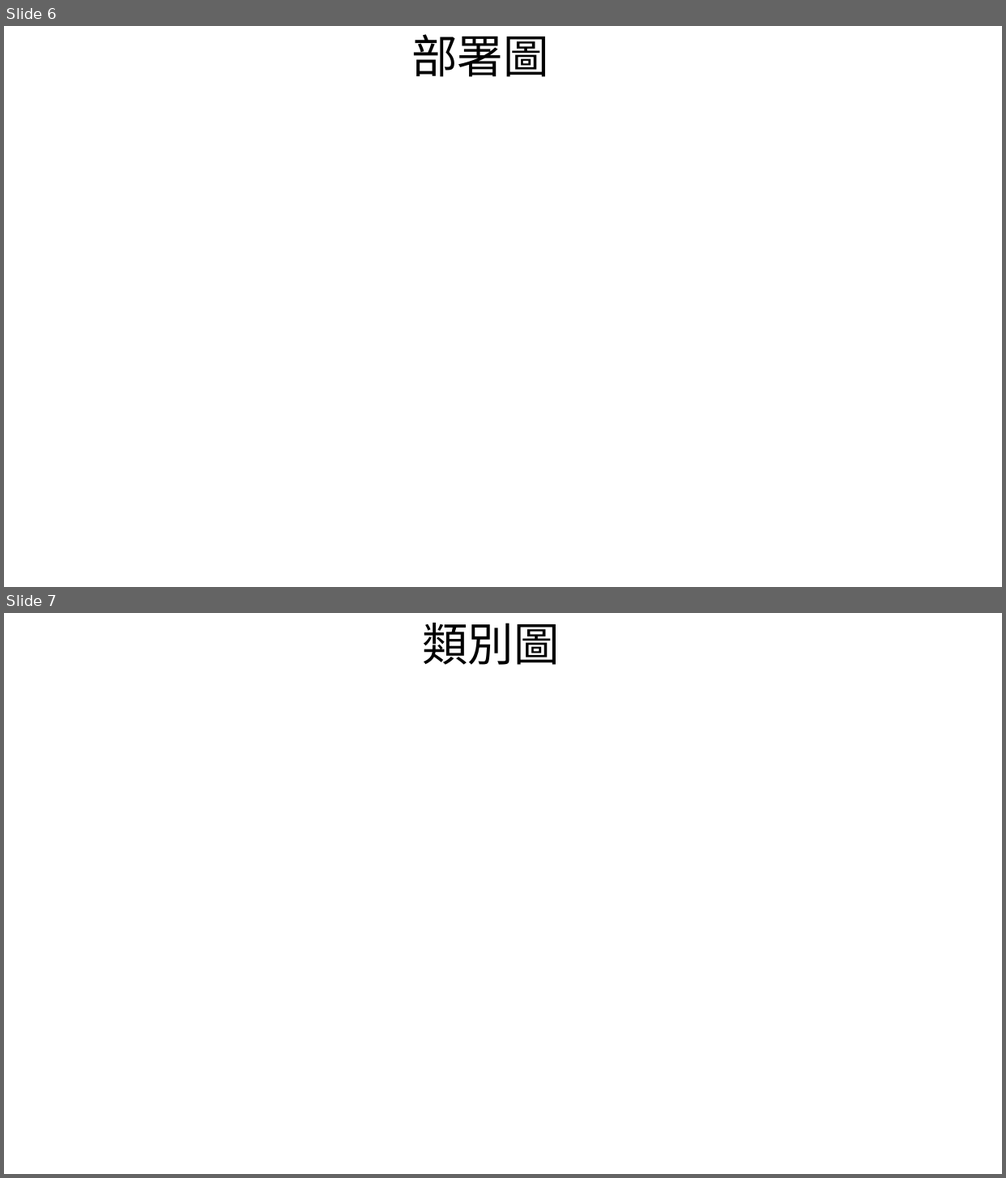
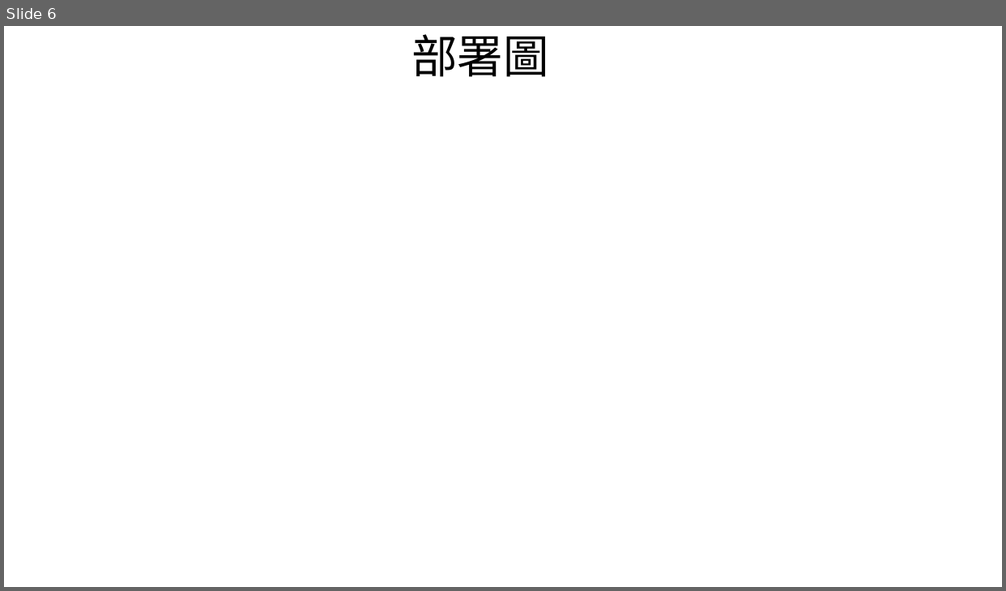
Before and after one commit to kai2june/CatchBoWebsite, a slide deck: CatchBo.pptx. Shown one above the other, each under a label of ours: slides 6 and 7 before the commit, slide 6 after it. The pictures are 1006x1178 and 1006x591 pixels, drawn with LibreOffice and Linux fonts; fonts in the diff are those of the drawing; background and template pictures are left out. Boxes give left, top, right and bottom in pixels: in the first picture for what was removed or moved away, otherwise in the second. Text is boxed around its words. In the diff, an @@ line names an element or a change of style, - is before the commit and + after.

```diff
--- a/CatchBo.pptx
+++ b/CatchBo.pptx
@@ slide 7 removed at box(4, 613, 1002, 1174), background picture (left out) @@
@@ title removed at box(422, 623, 559, 665) @@
-類別圖
```
Also in this commit, not shown: 1 slide changed, 4 slides added, 2 other slides removed.
